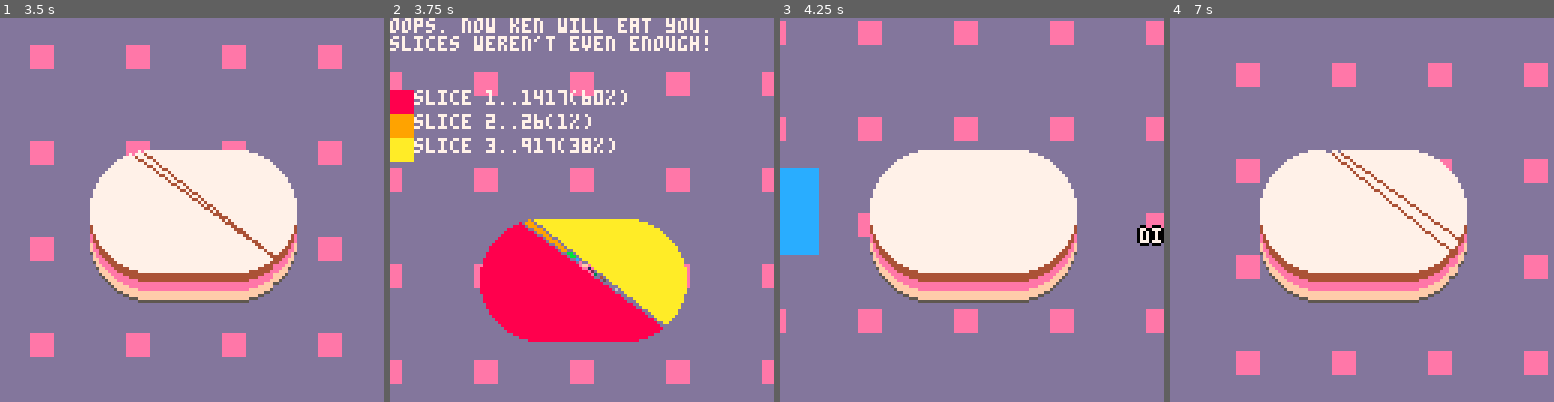
Above: before the commit, frames 1-4 (left to right).
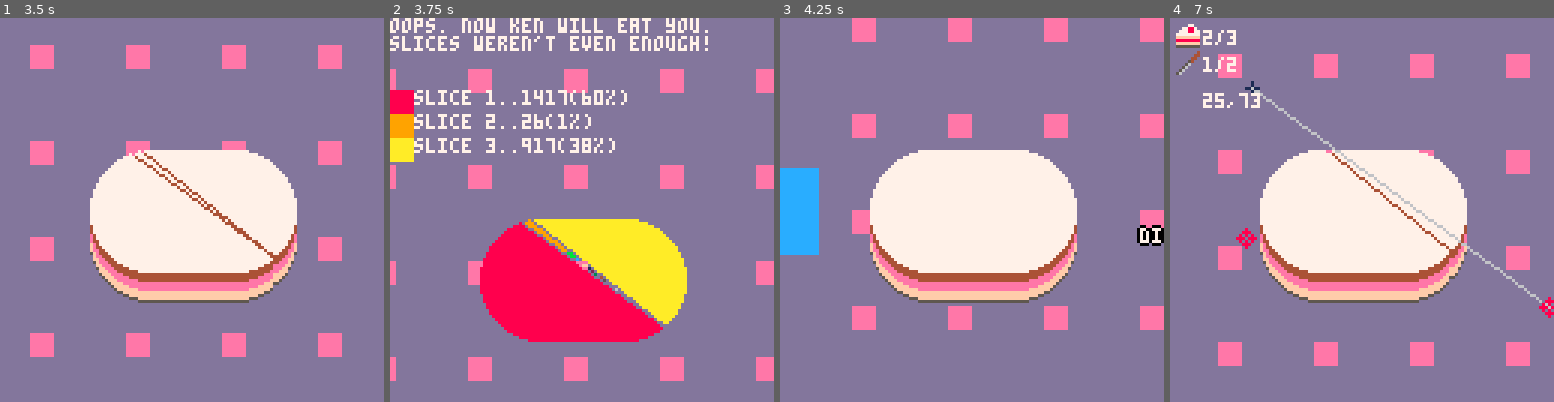
Above: after the commit, the same moments.

Repository: m-r-hunt/Pico-8-Carts
Game: PICO-8 cartridge cakecut.p8
Same seed, same stepped clock (60 frames per second), same inputs: the game is played once before the commit and once after it.
Inputs (mouse positions are in pixels of both pictures, inside the frame that each line leads up to):
- Up to frame 1 (3.5 s): tap X (X key) at 0.33, 1.07, 1.85, 2.97 s; click (280, 121) at 0.67 s; tap O (Z key) at 0.7, 1.7, 2.1, 2.5, 2.9, 3.3 s; click (46, 267) at 1.22 s; hold Right 1.6-2.1 s; click (107, 114) at 1.77 s; hold Up 2.15-2.42 s; click (172, 259) at 2.32 s; hold Right 2.47-3.03 s; click (234, 106) at 2.87 s; hold Left from 3.08 s (still down); click (295, 256) at 3.42 s
- Up to frame 2 (3.75 s): release Left at 3.58 s; hold Down from 3.63 s (still down); tap O (Z key) at 3.7 s
- Up to frame 3 (4.25 s): release Down at 3.97 s; click (841, 102) at 3.97 s; hold Right from 4.02 s (still down); tap X (X key) at 4.08 s; tap O (Z key) at 4.1 s
- Up to frame 4 (7 s): tap O (Z key) every 0.4 s from 4.5 to 6.9 s; click (1292, 248) at 4.52 s; release Right at 4.68 s; hold Up 4.73-5.03 s; click (1354, 94) at 5.07 s; hold Left 5.08-5.68 s; tap X (X key) at 5.2, 6.32 s; click (1419, 244) at 5.62 s; hold Down 5.73-6.03 s; hold Right 6.08-6.58 s; click (1481, 90) at 6.17 s; hold Right from 6.63 s (still down); click (1246, 236) at 6.72 s

Frame 1 is identical in both runs. In frame 2, 3.6% of the frame differs, in the area x 0-100%, y 13-96%; in frame 3, 3.5%; in frame 4, 9.9%, in the area x 1-100%, y 1-93%.

Commit message:
Fiddle with strawbs def and add menu options.

Diff:
--- a/cakecut.p8
+++ b/cakecut.p8
@@ -3,6 +3,12 @@
 __lua__
 -- todo
 -- * particle effects on cut
+-- * add level select
+-- * save levels completed
+-- * candles for endscreen w/ smoke particle effect
+-- * proper menus with selection for title and post-level
+-- * quit to menu and restart in pause menu
+-- * title screen animation before menu
 
 function _init()
  poke(0x5f34, 1)
@@ -30,6 +36,9 @@
 -- i may need to rethink this
 -- this works as long as init is called last
 function change_mode(m)
+ if modes[mode] and modes[mode].leave then
+  modes[mode].leave()
+ end
  mode=m
  if modes[mode].init then
   modes[mode].init()
@@ -85,6 +94,21 @@
  bg[2]+=bgdx[2]
  bg[1]=bg[1]%128
  bg[2]=bg[2]%128
+end
+
+function level_init()
+ menuitem(1,"quit to menu",function()
+  change_mode("title")
+ end)
+ menuitem(2,"restart",function()
+  leveln-=1
+  change_mode("level_intro")
+ end)
+end
+
+function level_leave()
+ menuitem(1)
+ menuitem(2)
 end
 
 function update()
@@ -353,7 +377,8 @@
 strawb_weight=150
 
 function has_strawb(x,y)
- return rev_strawbs[x] and rev_strawbs[x][y]
+ local strawbs=levels[leveln][5]
+ return strawbs.rev[x] and strawbs.rev[x][y]
 end
 
 function calculate_slices()
@@ -364,14 +389,6 @@
    end
   end
  end--]]
- rev_strawbs={}
- local strawbs=levels[leveln][5]
- for s=1,#strawbs do
-  if not rev_strawbs[strawbs[s][1]] then
-   rev_strawbs[strawbs[s][1]]={}
-  end
-  rev_strawbs[strawbs[s][1]][strawbs[s][2]]=true
- end
  local nextc=8
  slices={}
  for x=cakex,cakex+cakesize do
@@ -436,6 +453,18 @@
 
 leveln=0
 
+function strawbs(strawbs)
+ local rev_strawbs={}
+ for s=1,#strawbs do
+  if not rev_strawbs[strawbs[s][1]] then
+   rev_strawbs[strawbs[s][1]]={}
+  end
+  rev_strawbs[strawbs[s][1]][strawbs[s][2]]=true
+ end
+ strawbs.rev=rev_strawbs
+ return strawbs
+end
+
 l1_strawbs={}
 for i=1,5 do
  local ang=i*1/8-1/16
@@ -444,6 +473,7 @@
 for i=6,8 do
  local ang=i*1/8-1/16
  add(l1_strawbs,{64+23*cos(ang),64+23*sin(ang)})
+ l1_strawbs=strawbs(l1_strawbs)
 end
 
 levels={
@@ -471,7 +501,7 @@
   1,
   2,
   {5,15,15,15,15,15,8,15,15,15,15,15},
-  {},
+  strawbs{},
  },
  {
   function()
@@ -482,14 +512,14 @@
   2,
   3,
   {5,15,15,15,14,14,14,4,4,4},
-  {},
+  strawbs{},
  },
  {
   function() rectfill(32,50,96,70,7) end,
   2,
   3,
   {5,15,15,15,15,15,10,10,15,15,15,15,15,10},
-  {{40,60}},
+  strawbs{{40,60}},
  },
  {
   function()
@@ -502,7 +532,7 @@
   0,
   0,
   {1,1,1,1,3,3,3,3,11,11,11,11},
-  {{47,50},{82,50}},
+  strawbs{{47,50},{82,50}},
  },
 }
 
@@ -521,8 +551,10 @@
   draw=level_intro_draw,
  },
  level={
+  init=level_init,
   update=update,
-  draw=draw
+  draw=draw,
+  leave=level_leave,
  },
  victory={
   update=click_for_next,
